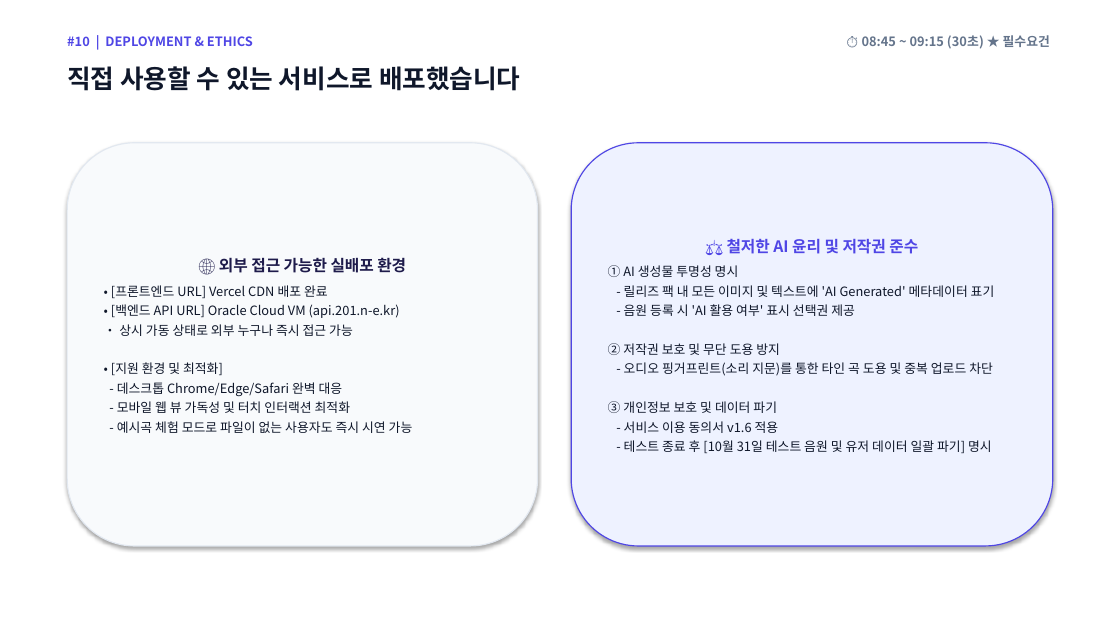
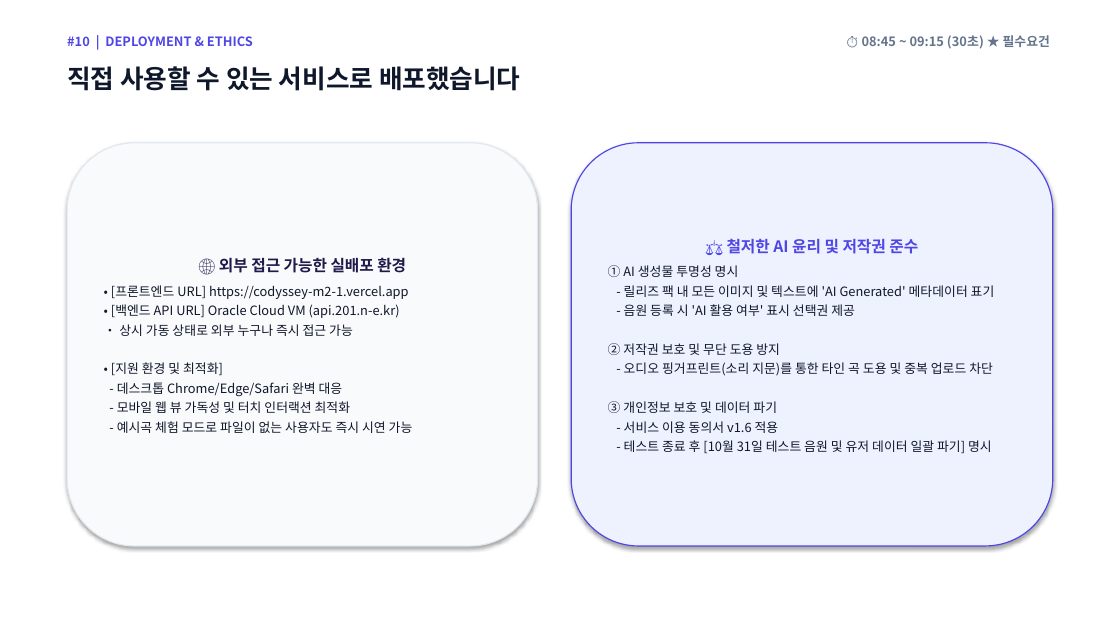
Before and after one commit to davidchoi0507/Codyssey_M2-1, a slide deck: slide 10 of balmaero_presentation.pptx. Drawn at 1120x630 pixels with LibreOffice and Linux fonts; fonts in the diff are those of the drawing. Boxes give left, top, right and bottom in pixels: in the first picture for what was removed or moved away, otherwise in the second. Text is boxed around its words. In the diff, an @@ line names an element or a change of style, - is before the commit and + after.

Commit message:
docs(presentation): 발표 슬라이드 및 스크립트 최종 내용(팀원 R&R, 공식 배포 URL, 5에이전트) 완벽 동기화

```diff
--- a/balmaero_presentation.pptx
+++ b/balmaero_presentation.pptx
@@ text in rounded rectangle at <box>111,285,409,299</box>: text changed @@
-• [프론트엔드 URL] Vercel CDN 배포 완료
+• [프론트엔드 URL] https://codyssey-m2-1.vercel.app
```
Also in this commit, not shown: 4 other slides changed, 2 other files.
